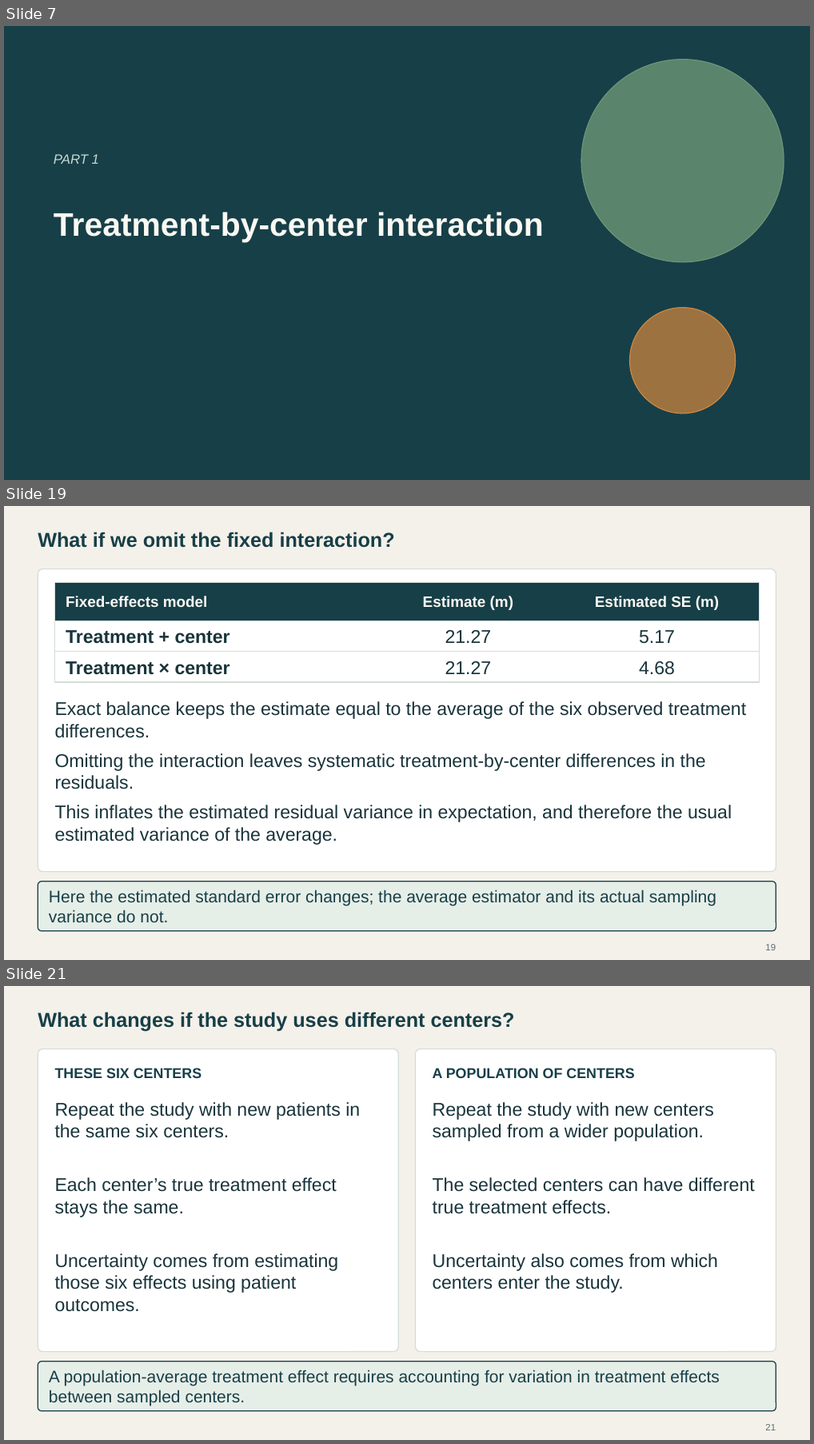
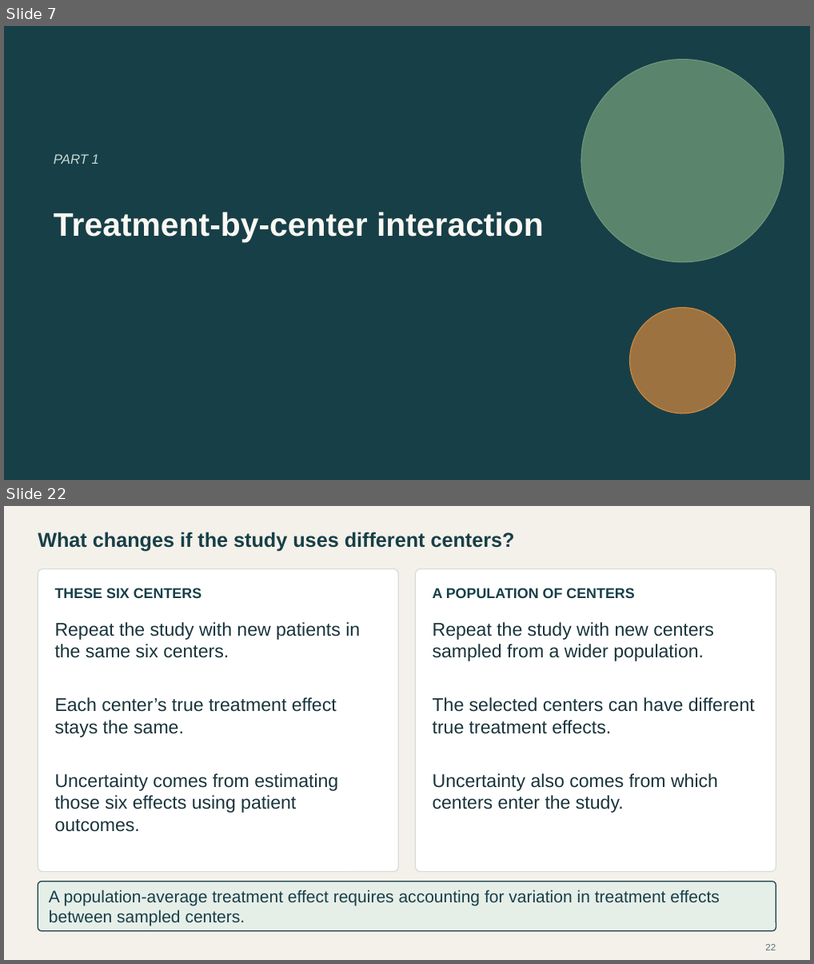
Before and after one commit to Postmus/BeyondMLR, a slide deck: lectures_2627/week2/Beyond_MLR_Week_2.pptx. Shown one above the other, each under a label of ours: slides 7, 19 and 21 before the commit, slides 7 and 22 after it; the slides between them are not shown. The pictures are 814x1444 and 814x964 pixels, drawn with LibreOffice and Linux fonts; fonts in the diff are those of the drawing. Boxes give left, top, right and bottom in pixels: in the first picture for what was removed or moved away, otherwise in the second. Text is boxed around its words. In the diff, an @@ line names an element or a change of style, - is before the commit and + after.

Commit message:
Refine Week 2 interaction case study and simplify uncertainty discussion

```diff
--- a/lectures_2627/week2/Beyond_MLR_Week_2.pptx
+++ b/lectures_2627/week2/Beyond_MLR_Week_2.pptx
@@ slide 19 removed at bbox=[4, 506, 810, 960], background #F4F1EA @@
@@ text removed at bbox=[38, 532, 395, 548] @@
-What if we omit the fixed interaction?
@@ rounded rectangle removed at bbox=[38, 569, 777, 872] @@
@@ rectangle removed at bbox=[55, 582, 759, 621] @@
@@ text removed at bbox=[66, 596, 208, 607] @@
-Fixed-effects model
@@ text removed at bbox=[423, 596, 514, 610] @@
-Estimate (m)
@@ text removed at bbox=[595, 596, 719, 610] @@
-Estimated SE (m)
@@ rectangle removed at bbox=[55, 621, 759, 652] @@
@@ text removed at bbox=[66, 630, 230, 644] @@
-Treatment + center
@@ text removed at bbox=[446, 630, 492, 643] @@
-21.27
@@ text removed at bbox=[639, 630, 675, 644] @@
-5.17
@@ rectangle removed at bbox=[55, 651, 759, 682] @@
@@ text removed at bbox=[66, 661, 230, 675] @@
-Treatment × center
@@ text removed at bbox=[446, 661, 492, 674] @@
-21.27
@@ text removed at bbox=[639, 661, 675, 675] @@
-4.68
@@ text removed at bbox=[55, 701, 746, 738] @@
-Exact balance keeps the estimate equal to the average of the six observed treatment differences.
@@ text removed at bbox=[55, 753, 706, 789] @@
-Omitting the interaction leaves systematic treatment-by-center differences in the residuals.
@@ text removed at bbox=[55, 804, 732, 844] @@
-This inflates the estimated residual variance in expectation, and therefore the usual estimated variance of the average.
@@ rounded rectangle removed at bbox=[38, 881, 777, 931] @@
@@ text removed at bbox=[49, 889, 717, 922] @@
-Here the estimated standard error changes; the average estimator and its actual sampling variance do not.
@@ page number removed at bbox=[766, 944, 776, 950] @@
-19
@@ what was slide 21 is now slide 22 @@
@@ page number at bbox=[766, 944, 776, 950]: text changed @@
-21
+22
```
Also in this commit, not shown: 2 slides changed, 13 slides added, 11 other slides removed, 32 other files.
